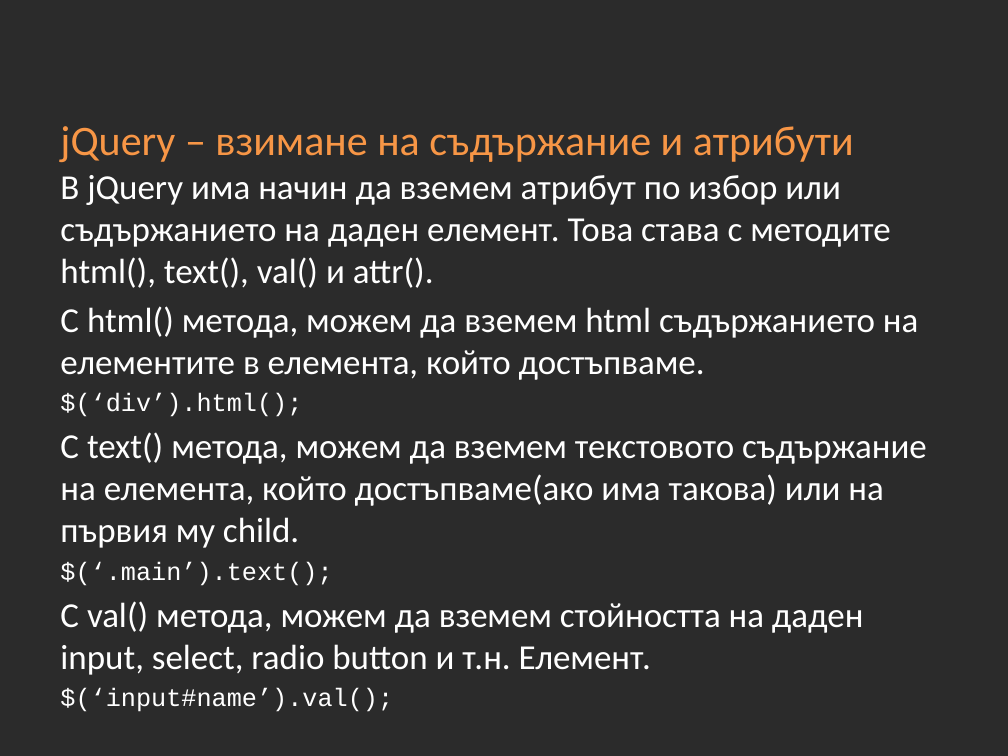
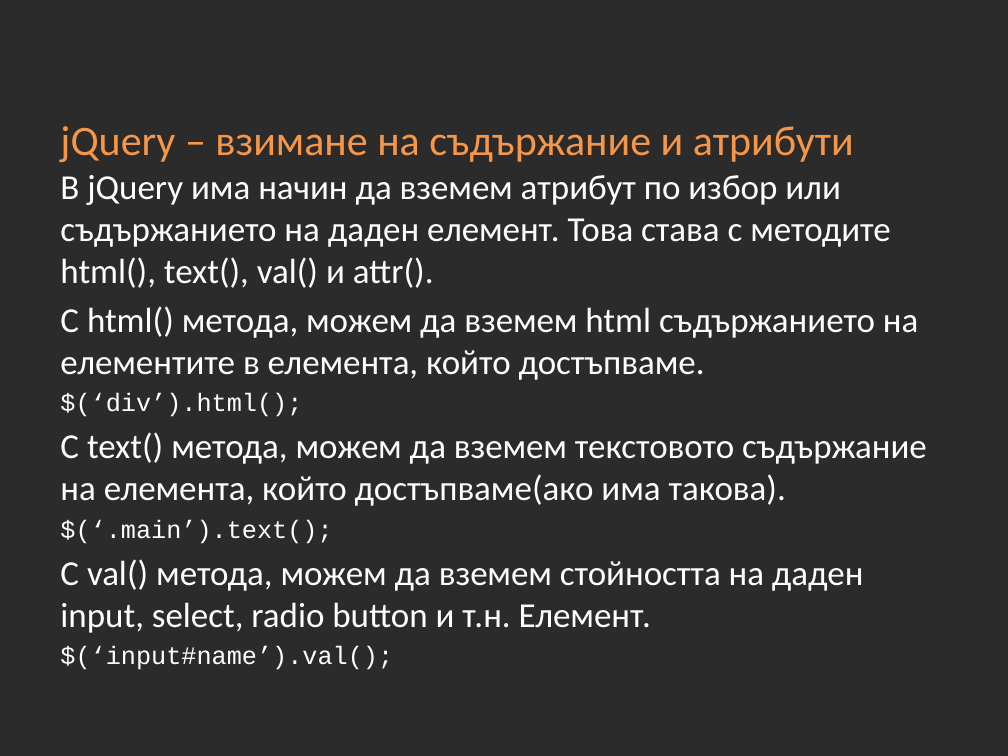
Before and after one commit to Academy-Soft-Intellect/Front-End-Course, a slide deck: slide 16 of 11-jQuery.pptx. Drawn at 1008x756 pixels with LibreOffice and Linux fonts; fonts in the diff are those of the drawing; background and template pictures are left out; a plain dark background stands for a picture behind light text. Boxes give left, top, right and bottom in pixels: in the first picture for what was removed or moved away, otherwise in the second. Text is boxed around its words. In the diff, an @@ line names an element or a change of style, - is before the commit and + after.

Commit message:
11-jQuery tasks + presentation

```diff
--- a/11-jQuery.pptx
+++ b/11-jQuery.pptx
@@ text at [60,432,927,506]: text changed @@
-С text() метода, можем да вземем текстовото съдържание на елемента, който достъпваме(ако има такова) или на първия му child.
+С text() метода, можем да вземем текстовото съдържание на елемента, който достъпваме(ако има такова).
```
Also in this commit, not shown: 3 other files.
